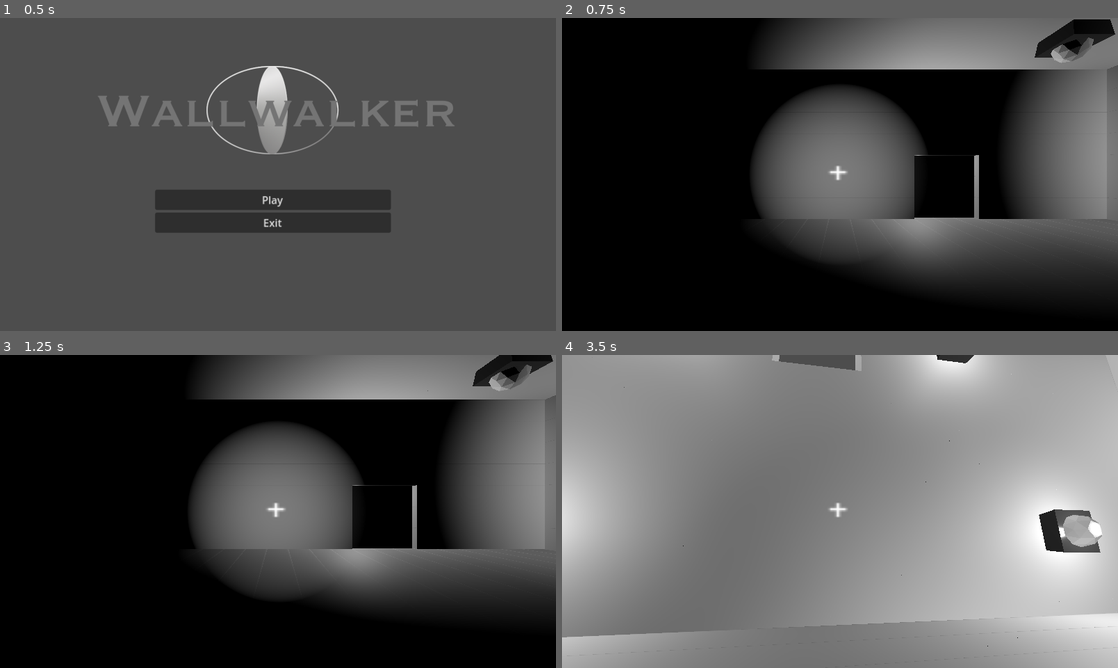
Above: before the commit, frames 1-4 (two rows, left to right).
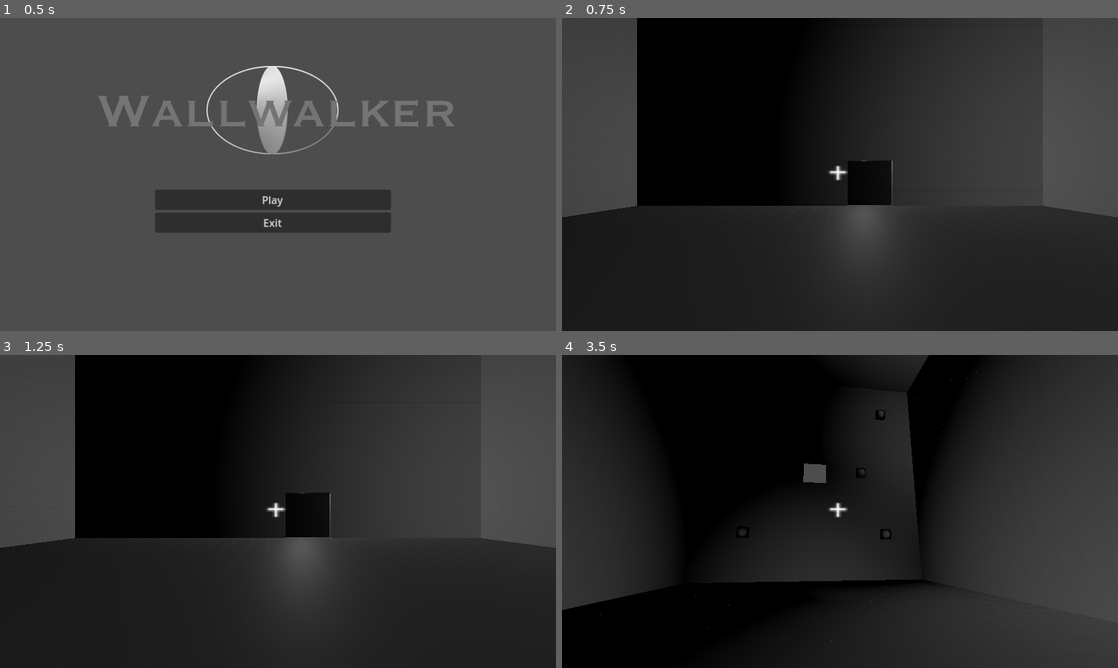
Above: after the commit, the same moments.

Repository: HanSolo626/Wallwalker
Game: Godot game, scene res://scenes/main_menu.tscn
The game is run twice, just before and just after one commit, with the same random seed, the same clock (stepped at 60 frames per second) and the same inputs.
Inputs (mouse positions are in pixels of both pictures, inside the frame that each line leads up to):
- Up to frame 1 (0.5 s): no input
- Up to frame 2 (0.75 s): click "Play" at 0.5 s
- Up to frame 3 (1.25 s): no input
- Up to frame 4 (3.5 s): tap Enter (ui_accept) at 1.25 s; move the mouse to (867, 511) at 1.27 s; hold Up (ui_up) from 1.28 s (still down); tap L (flashlight) at 1.35 s; tap Space (jump) at 1.52, 2.27 s; move the mouse to (812, 511) at 2.02 s; right-click (812, 511) at 2.1 s; move the mouse to (851, 505) at 2.77 s; hold Shift (shift_key) from 2.78 s (still down)

Frame 1 is identical in both runs. In frame 2, 69% of the frame differs, in the area x 0-100%, y 0-100%; in frame 3, 71%; in frame 4, 100%.

Commit message:
improved light range

Diff:
--- a/scenes/basic_ceiling_light.tscn
+++ b/scenes/basic_ceiling_light.tscn
@@ -14,11 +14,11 @@
 transform = Transform3D(1, 0, 0, 0, 1, 0, 0, 0, 1, 2.65179e-08, 1.07917, 0)
 
 [node name="OmniLight3D" type="OmniLight3D" parent="Lights" index="0"]
-light_energy = 2.0
+light_energy = 0.446
 light_indirect_energy = 0.0
 light_size = 0.195
 shadow_bias = 7.0
-omni_range = 22.0
+omni_range = 58.732
 omni_attenuation = 0.366021
 
 [node name="StaticBody3D" type="StaticBody3D" parent="." index="3"]
--- a/scenes/player.tscn
+++ b/scenes/player.tscn
@@ -32,6 +32,7 @@
 collision_mask = 3
 
 [node name="SpotLight3D" type="SpotLight3D" parent="Camera3D"]
+visible = false
 light_energy = 6.0
 spot_range = 46.405
 spot_angle = 24.11
--- a/scripts/DungeonGridMap.gd
+++ b/scripts/DungeonGridMap.gd
@@ -15,12 +15,12 @@
 var gn = preload("res://scripts/Generator.gd").new(
 	1,
 	4,
-	50,
+	65,
 	1,
-	17,
+	27,
 	27,
 	5,
-	8,
+	27,
 	4,
 	5,
 	5,
--- a/scripts/player.gd
+++ b/scripts/player.gd
@@ -6,7 +6,7 @@
 const JUMP_VELOCITY = 12
 # the smaller this value, the faster it goes
 const CAMERA_ROTATION_SPEED = 25
-var light_on = true
+var light_on = false
 var frozen = false
 
 # Get the gravity from the project settings to be synced with RigidBody nodes. (nope!)
Not shown: 8 places in resources/MeshLibraries/sci_fi.tres that only renumber resources
